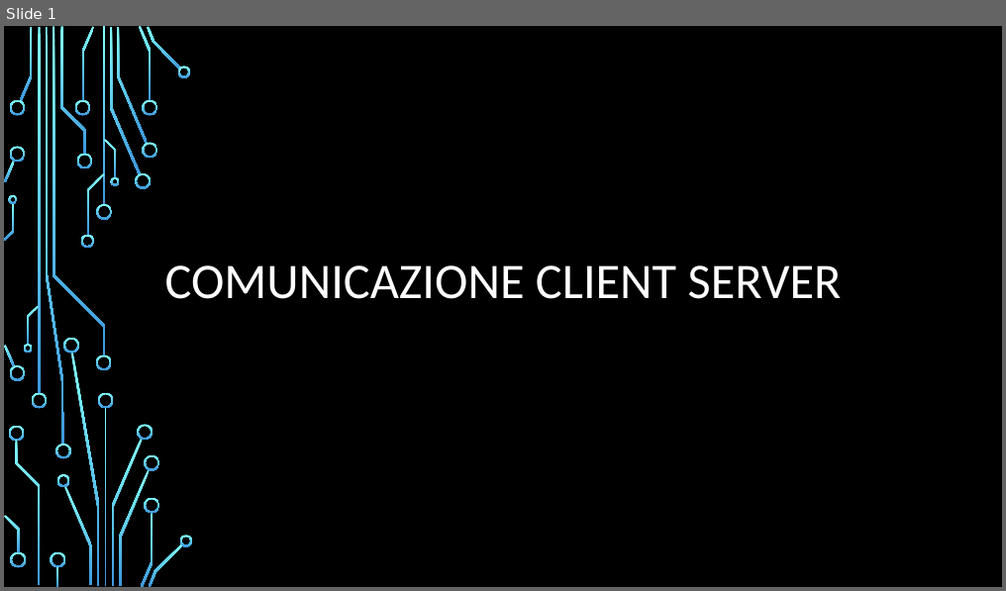
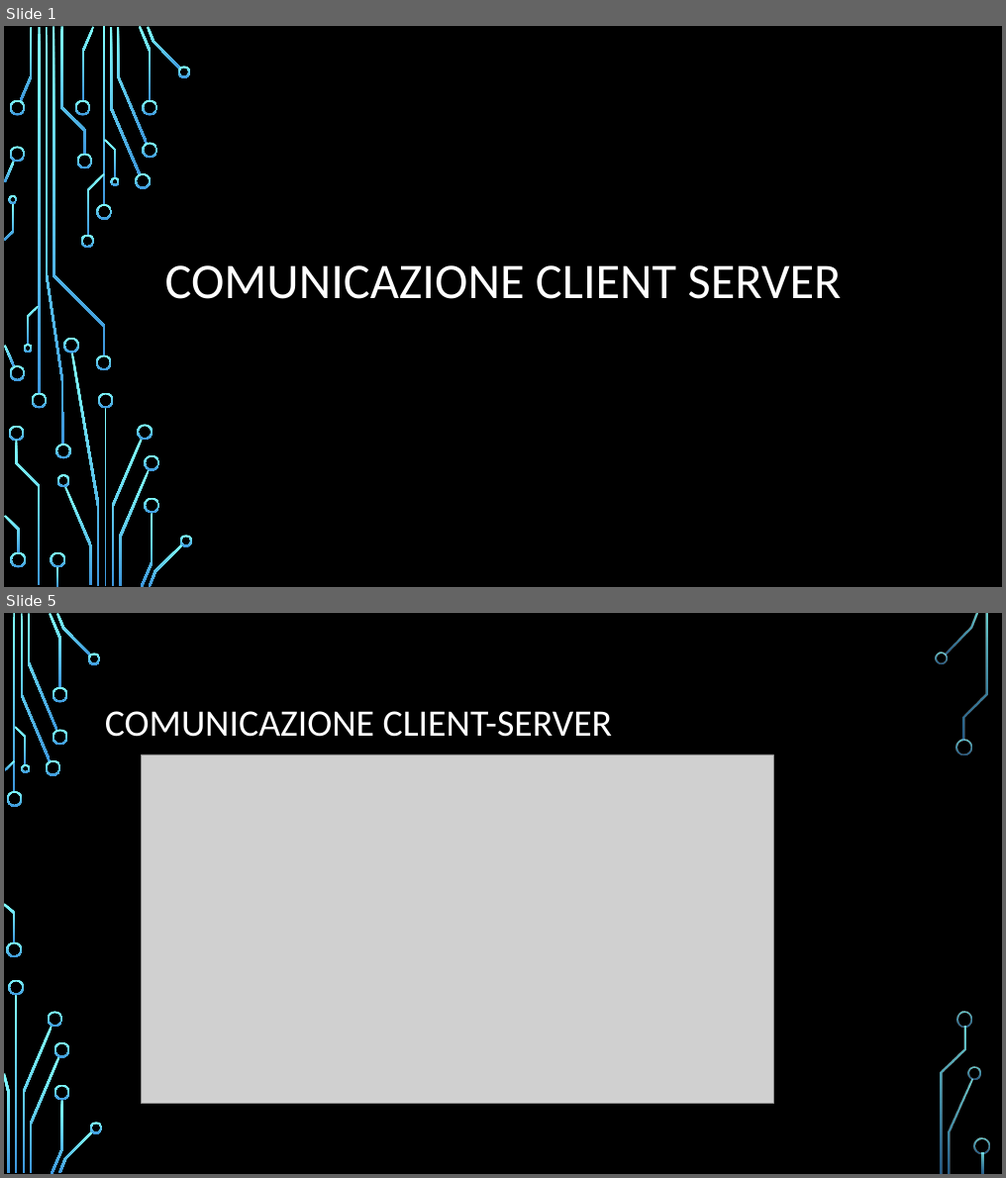
Before and after one commit to FrancescoGhinamo/Server, a slide deck: presentazione/Comunicazione client server.pptx. Shown one above the other, each under a label of ours: slide 1 before the commit, slides 1 and 5 after it; the slides between them are not shown. The pictures are 1006x591 and 1006x1178 pixels, drawn with LibreOffice and Linux fonts; fonts in the diff are those of the drawing; grey boxes stand for pictures; background and template pictures are left out. Boxes give left, top, right and bottom in pixels: in the first picture for what was removed or moved away, otherwise in the second. Text is boxed around its words. In the diff, an @@ line names an element or a change of style, - is before the commit and + after.

```diff
--- a/presentazione/Comunicazione client server.pptx
+++ b/presentazione/Comunicazione client server.pptx
@@ slide 5 added at (4,613,1002,1174), background picture (left out) @@
@@ title added at (105,711,613,737), 36 pt, text #FFFFFF @@
+COMUNICAZIONE CLIENT-SERVER
@@ picture added at (142,755,773,1104) @@
@@ group added at (4,613,990,1174): 33 freeform shapes, 3 rectangles @@
```
Also in this commit, not shown: 3 other slides added, 1 slide removed.
